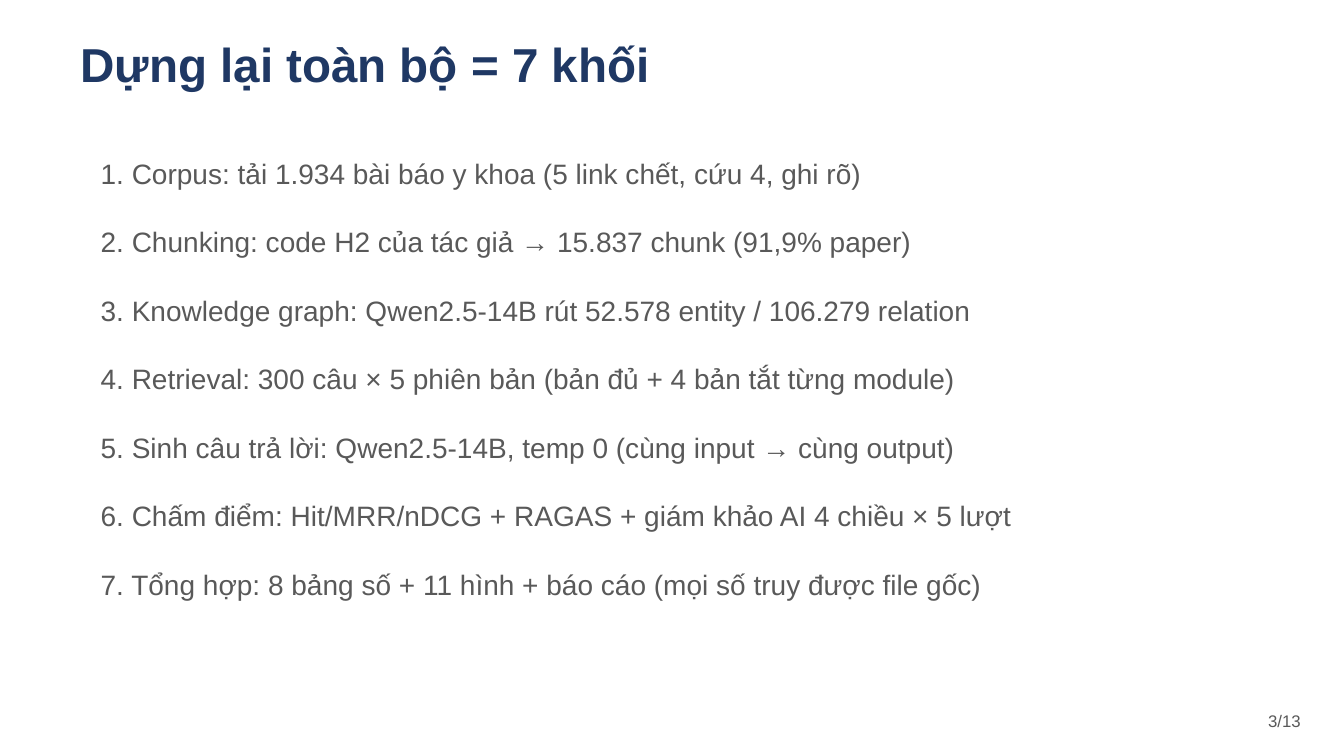
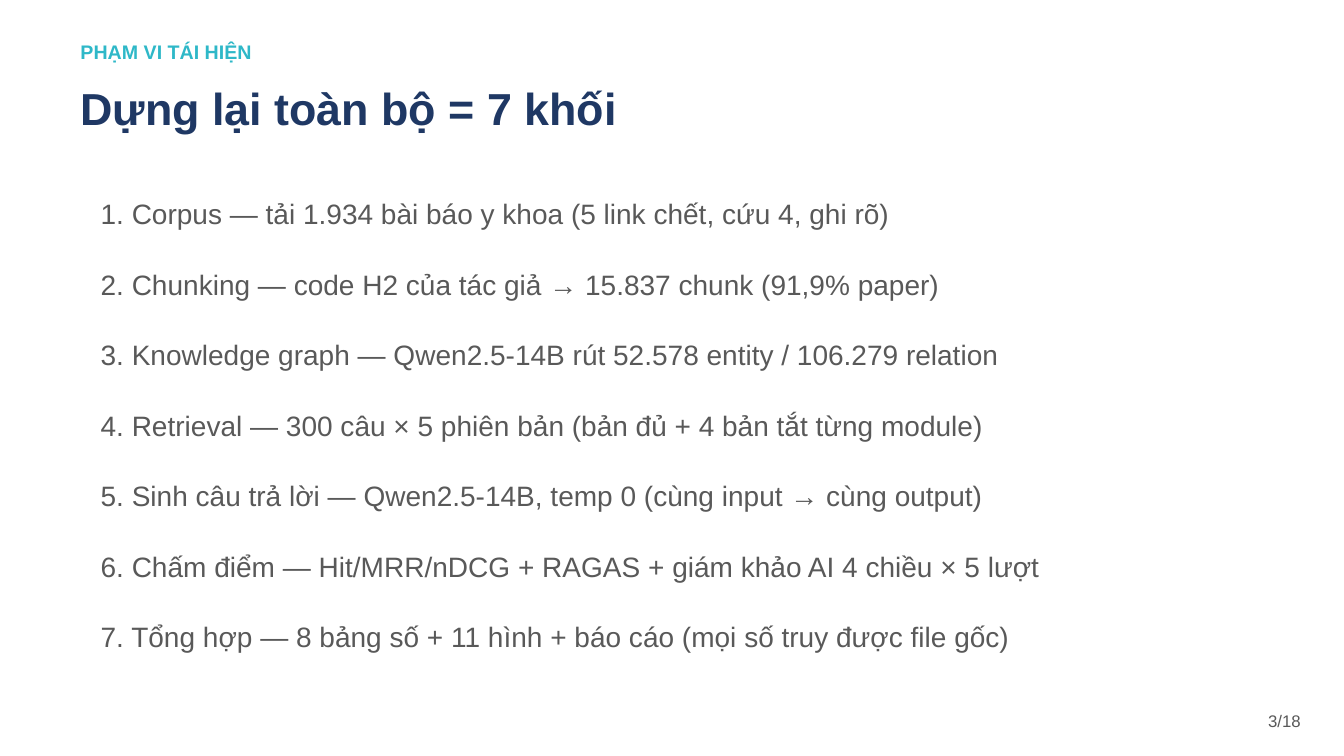
Before and after one commit to ntd25022006q/adgr-reproduction, a slide deck: slide 3 of report/slides_ADGR.pptx. Drawn at 1344x756 pixels with LibreOffice and Linux fonts; fonts in the diff are those of the drawing. Boxes give left, top, right and bottom in pixels: in the first picture for what was removed or moved away, otherwise in the second. Text is boxed around its words. In the diff, an @@ line names an element or a change of style, - is before the commit and + after.

Commit message:
Slides v2: navy theme, all 11 figures, short verified captions (18 slides)

```diff
--- a/report/slides_ADGR.pptx
+++ b/report/slides_ADGR.pptx
@@ text added at bbox=[80, 44, 252, 63], 14 pt, text #2EB8C8, bold @@
+PHẠM VI TÁI HIỆN
@@ text "Dựng lại toàn bộ = ...": place and size @@
-text "Dựng lại toàn bộ = ..." at bbox=[80, 45, 650, 92]
+text "Dựng lại toàn bộ = ..." at bbox=[80, 90, 617, 134]
@@ text "Dựng lại toàn bộ = ..." at bbox=[80, 90, 617, 134]: size 34 to 32 pt @@
@@ text at bbox=[101, 202, 889, 229]: text changed @@
-1. Corpus: tải 1.934 bài báo y khoa (5 link chết, cứu 4, ghi rõ)
+1. Corpus — tải 1.934 bài báo y khoa (5 link chết, cứu 4, ghi rõ)
@@ text at bbox=[101, 274, 939, 300]: text changed @@
-2. Chunking: code H2 của tác giả → 15.837 chunk (91,9% paper)
+2. Chunking — code H2 của tác giả → 15.837 chunk (91,9% paper)
@@ text at bbox=[101, 344, 998, 370]: text changed @@
-3. Knowledge graph: Qwen2.5-14B rút 52.578 entity / 106.279 relation
+3. Knowledge graph — Qwen2.5-14B rút 52.578 entity / 106.279 relation
@@ text at bbox=[101, 414, 982, 441]: text changed @@
-4. Retrieval: 300 câu × 5 phiên bản (bản đủ + 4 bản tắt từng module)
+4. Retrieval — 300 câu × 5 phiên bản (bản đủ + 4 bản tắt từng module)
@@ text at bbox=[101, 485, 982, 511]: text changed @@
-5. Sinh câu trả lời: Qwen2.5-14B, temp 0 (cùng input → cùng output)
+5. Sinh câu trả lời — Qwen2.5-14B, temp 0 (cùng input → cùng output)
@@ text at bbox=[101, 555, 1039, 582]: text changed @@
-6. Chấm điểm: Hit/MRR/nDCG + RAGAS + giám khảo AI 4 chiều × 5 lượt
+6. Chấm điểm — Hit/MRR/nDCG + RAGAS + giám khảo AI 4 chiều × 5 lượt
@@ text at bbox=[101, 625, 1009, 652]: text changed @@
-7. Tổng hợp: 8 bảng số + 11 hình + báo cáo (mọi số truy được file gốc)
+7. Tổng hợp — 8 bảng số + 11 hình + báo cáo (mọi số truy được file gốc)
@@ text at bbox=[1268, 715, 1301, 727]: text changed @@
-3/13
+3/18
```
Also in this commit, not shown: 9 other slides changed, 8 slides added, 3 slides removed.
